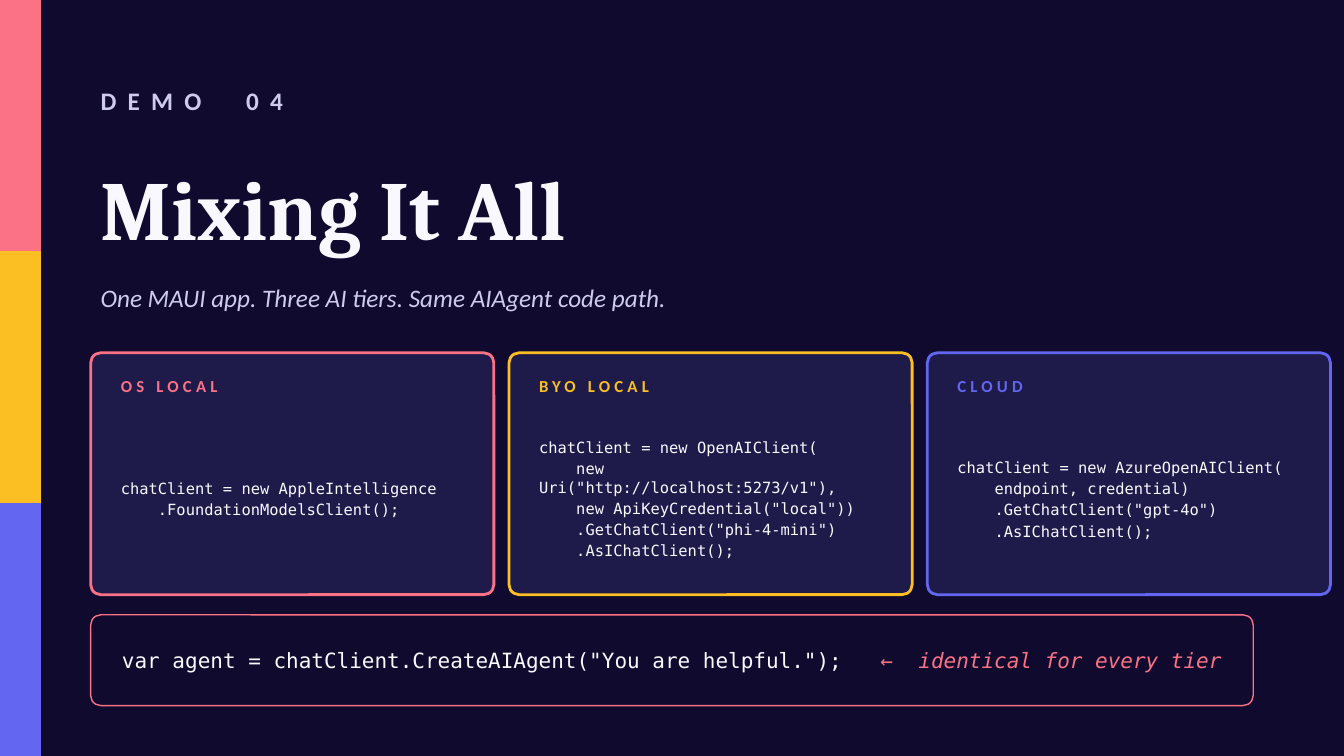
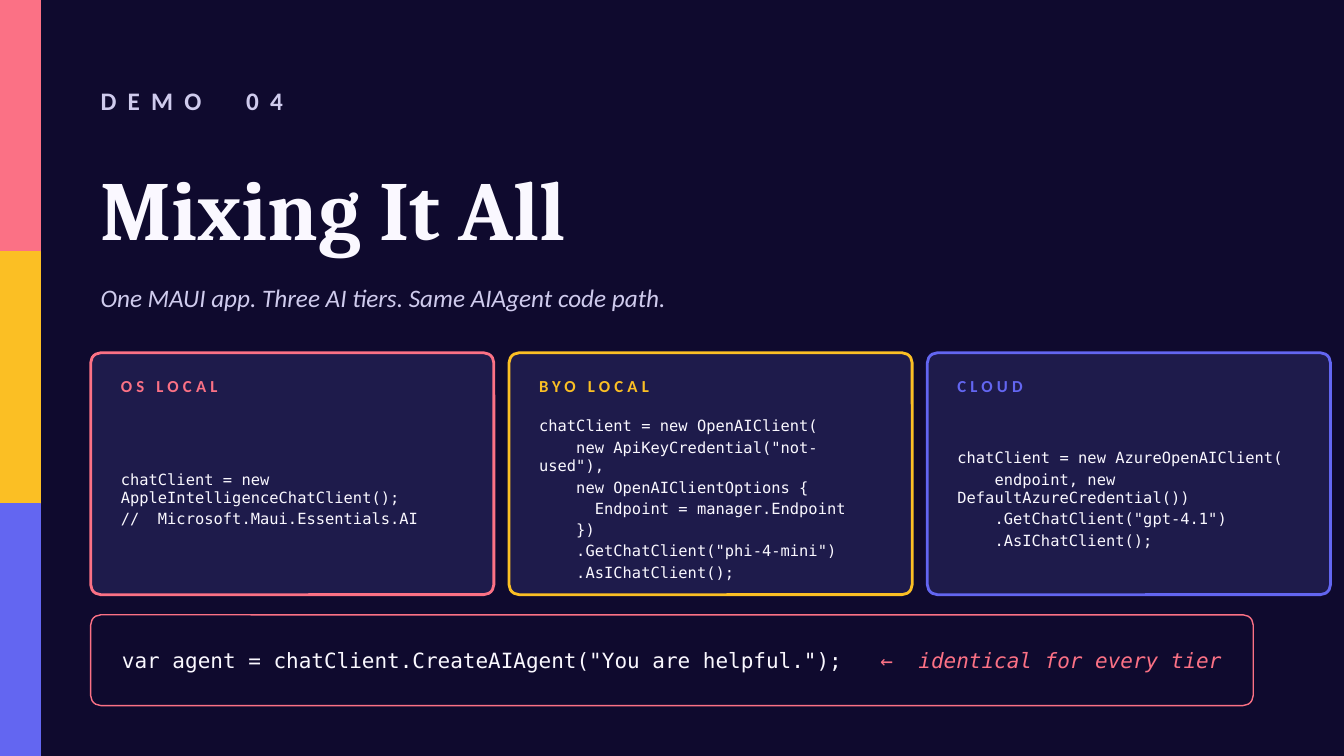
Before and after one commit to mattleibow/cptmsdug-local-cloud-agent-framework, a slide deck: slide 11 of slides/Unifying-Local-Cloud-AI.pptx. Drawn at 1344x756 pixels with LibreOffice and Linux fonts; fonts in the diff are those of the drawing. Boxes give left, top, right and bottom in pixels: in the first picture for what was removed or moved away, otherwise in the second. Text is boxed around its words. In the diff, an @@ line names an element or a change of style, - is before the commit and + after.

```diff
--- a/slides/Unifying-Local-Cloud-AI.pptx
+++ b/slides/Unifying-Local-Cloud-AI.pptx
@@ text at (539,441,846,518): text changed @@
-new Uri("http://localhost:5273/v1"),
-new ApiKeyCredential("local"))
+new ApiKeyCredential("not-used"),
+new OpenAIClientOptions {
+Endpoint = manager.Endpoint
+})
@@ text at (121,473,418,525): text changed @@
-chatClient = new AppleIntelligence
-.FoundationModelsClient();
+chatClient = new AppleIntelligenceChatClient();
+// Microsoft.Maui.Essentials.AI
@@ text at (957,473,1227,528): text changed @@
-endpoint, credential)
-.GetChatClient("gpt-4o")
+endpoint, new DefaultAzureCredential())
+.GetChatClient("gpt-4.1")
```
Also in this commit, not shown: 9 other slides changed, 1 slide added, 1 other file.
